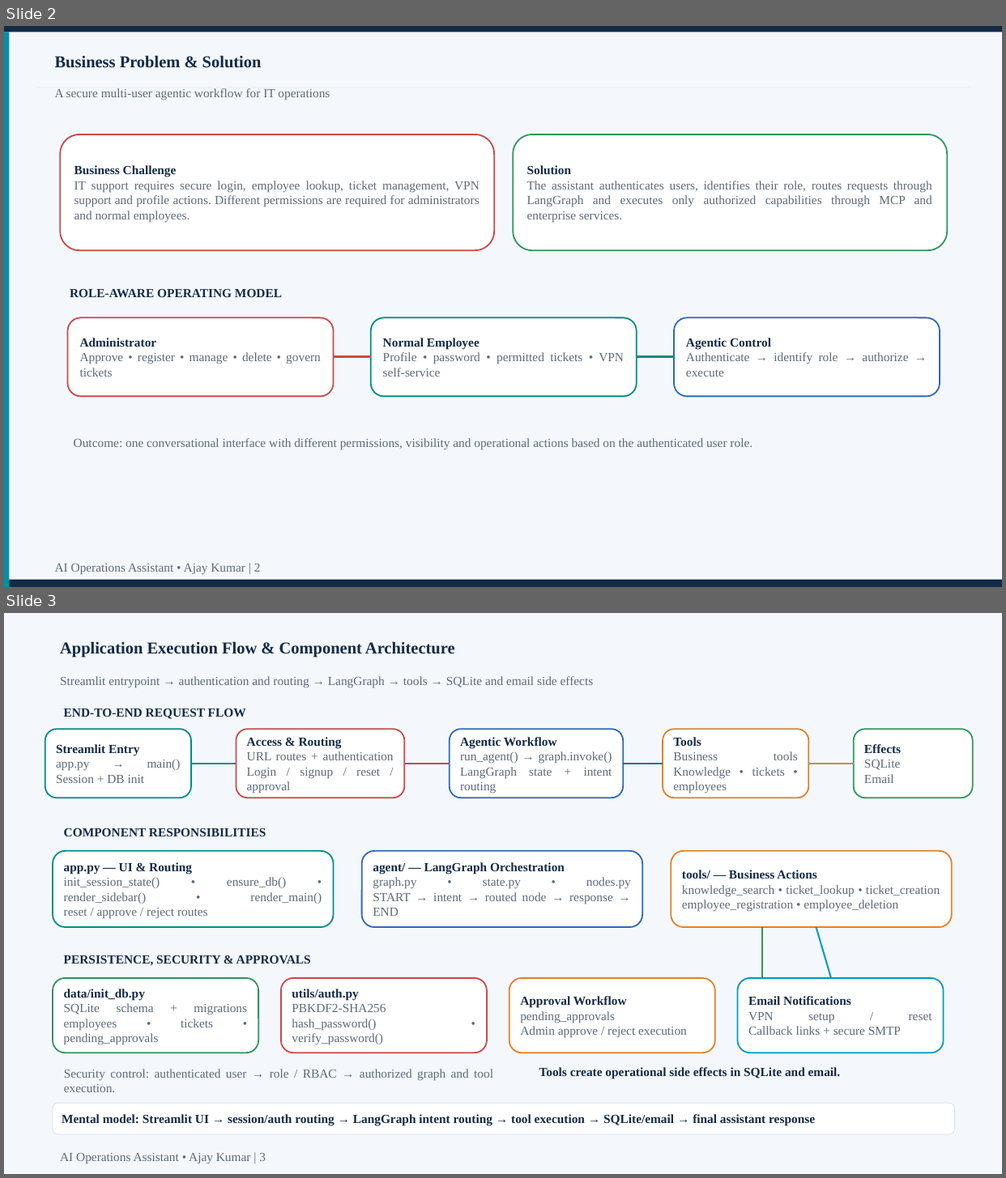
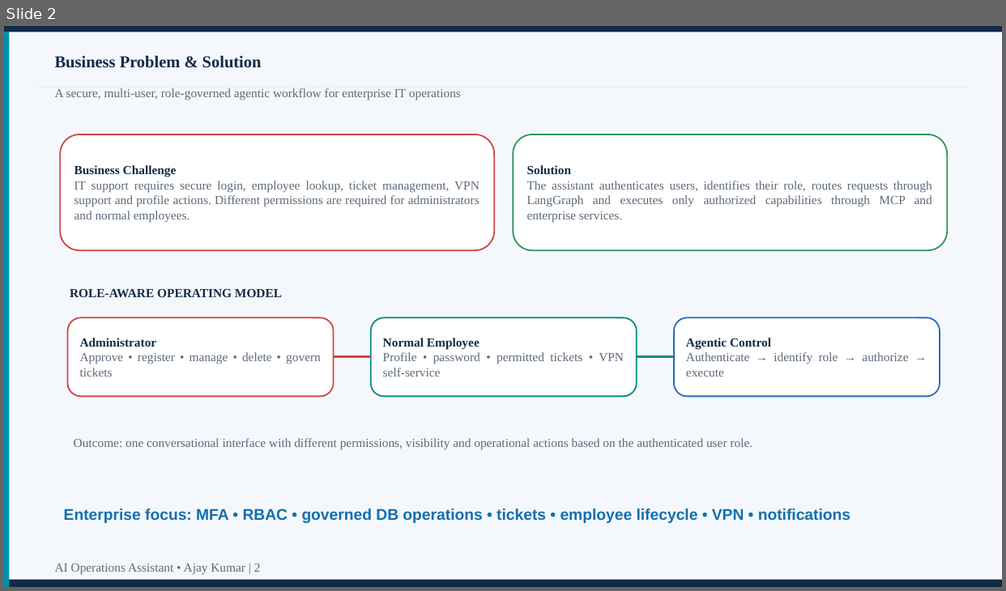
Before and after one commit to helloajay21-max/-it-support-assistant, a slide deck: AI_Operations_Assistant_Using_Agentic_AI_Ajay_Kumar_Presentation.pptx. Shown one above the other, each under a label of ours: slides 2 and 3 before the commit, slide 2 after it. The pictures are 1006x1178 and 1006x591 pixels, drawn with LibreOffice and Linux fonts; fonts in the diff are those of the drawing. Boxes give left, top, right and bottom in pixels: in the first picture for what was removed or moved away, otherwise in the second. Text is boxed around its words. In the diff, an @@ line names an element or a change of style, - is before the commit and + after.

```diff
--- a/AI_Operations_Assistant_Using_Agentic_AI_Ajay_Kumar_Presentation.pptx
+++ b/AI_Operations_Assistant_Using_Agentic_AI_Ajay_Kumar_Presentation.pptx
@@ slide 3 removed at (4, 613, 1002, 1174), background #0B0C12 @@
@@ rectangle removed at (4, 613, 1002, 1174) @@
@@ text removed at (60, 641, 455, 658) @@
-Application Execution Flow & Component Architecture
@@ text removed at (60, 676, 594, 688) @@
-Streamlit entrypoint → authentication and routing → LangGraph → tools → SQLite and email side effects
@@ text removed at (64, 709, 246, 719) @@
-END-TO-END REQUEST FLOW
@@ rounded rectangle removed at (45, 729, 191, 798) @@
-Streamlit Entry
-app.py → main()
-Session + DB init
@@ rounded rectangle removed at (236, 729, 404, 798) @@
-Access & Routing
-URL routes + authentication
-Login / signup / reset / approval
@@ rounded rectangle removed at (450, 729, 623, 798) @@
-Agentic Workflow
-run_agent() → graph.invoke()
-LangGraph state + intent routing
@@ rounded rectangle removed at (663, 729, 809, 798) @@
-Tools
-Business tools
-Knowledge • tickets • employees
@@ rounded rectangle removed at (854, 729, 973, 798) @@
-Effects
-SQLite
-Email
@@ line removed from (191, 764) to (236, 764) @@
@@ line removed from (404, 764) to (450, 764) @@
@@ line removed from (623, 764) to (663, 764) @@
@@ line removed from (809, 764) to (854, 764) @@
@@ text removed at (64, 828, 266, 837) @@
-COMPONENT RESPONSIBILITIES
@@ rounded rectangle removed at (53, 851, 334, 927) @@
-app.py — UI & Routing
-init_session_state() • ensure_db() • render_sidebar() • render_main()
-reset / approve / reject routes
@@ rounded rectangle removed at (362, 851, 642, 927) @@
-agent/ — LangGraph Orchestration
-graph.py • state.py • nodes.py
-START → intent → routed node → response → END
@@ rounded rectangle removed at (671, 851, 952, 927) @@
-tools/ — Business Actions
-knowledge_search • ticket_lookup • ticket_creation
-employee_registration • employee_deletion
@@ line removed from (762, 927) to (762, 978) @@
@@ line removed from (816, 927) to (831, 978) @@
@@ text removed at (64, 956, 311, 965) @@
-PERSISTENCE, SECURITY & APPROVALS
@@ rounded rectangle removed at (53, 978, 258, 1053) @@
-data/init_db.py
-SQLite schema + migrations
-employees • tickets • pending_approvals
@@ rounded rectangle removed at (281, 978, 487, 1053) @@
-utils/auth.py
-PBKDF2-SHA256
-hash_password() • verify_password()
@@ rounded rectangle removed at (509, 978, 715, 1053) @@
-Approval Workflow
-pending_approvals
-Admin approve / reject execution
@@ rounded rectangle removed at (738, 978, 944, 1053) @@
-Email Notifications
-VPN setup / reset
-Callback links + secure SMTP
@@ text removed at (64, 1069, 493, 1093) @@
-Security control: authenticated user → role / RBAC → authorized graph and tool execution.
@@ text removed at (539, 1067, 841, 1080) @@
-Tools create operational side effects in SQLite and email.
@@ rounded rectangle removed at (53, 1103, 955, 1135) @@
-Mental model: Streamlit UI → session/auth routing → LangGraph intent routing → tool execution → SQLite/email → final assistant response
@@ text removed at (60, 1153, 266, 1165) @@
-AI Operations Assistant • Ajay Kumar | 3
@@ slide 2 changed as well @@
@@ text at (55, 88, 461, 101): text changed @@
-A secure multi-user agentic workflow for IT operations
+A secure, multi-user, role-governed agentic workflow for enterprise IT operations
@@ text added at (64, 509, 850, 523), 15 pt, text #126FAF, bold @@
+Enterprise focus: MFA • RBAC • governed DB operations • tickets • employee lifecycle • VPN • notifications
```
Also in this commit, not shown: 10 other slides changed, 1 other file.
